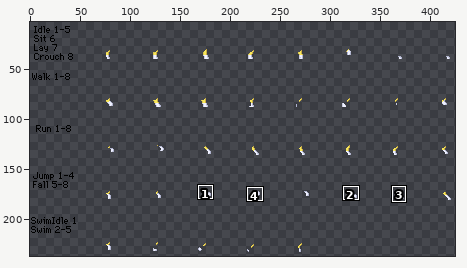
Sprite sheet: humanoid/sbq/LokiVulpix/Socks/legs/forelegBack.png. The first picture is a wide view before the edit; the outline marks the close-up.
Close-up. Earlier state:
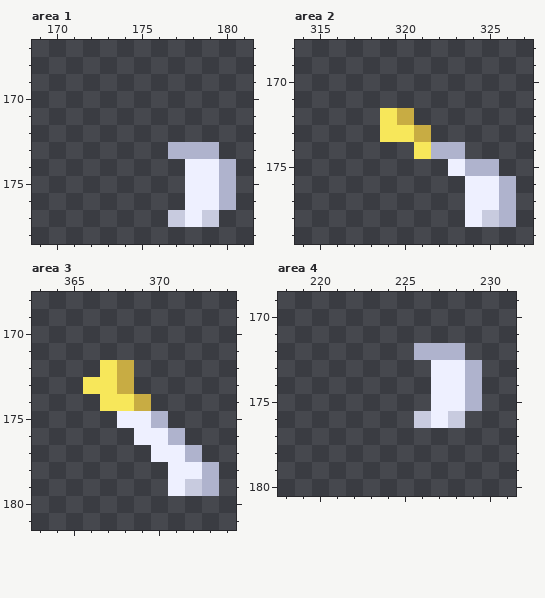
The file is 432x240 pixels. Shown: area 1: x 169..181, y 167..178; area 2: x 314..327, y 168..179; area 3: x 363..374, y 168..181; area 4: x 218..231, y 169..180. The wide view leaves out empty margins. The commit also changed other parts of the picture, which this record leaves out.
Once edited:
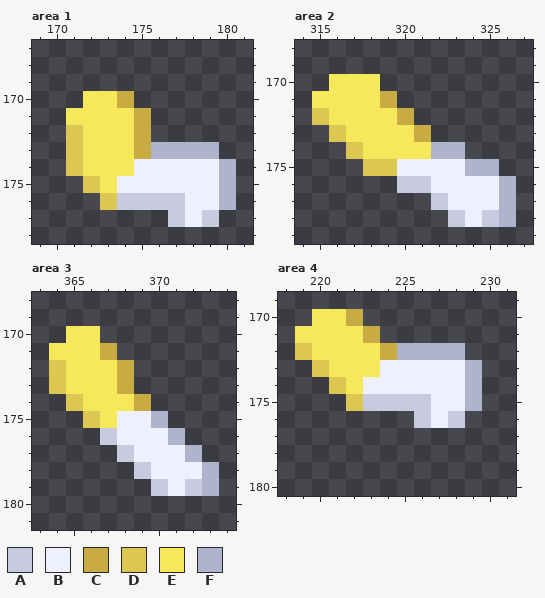
Palette (. is transparent): A #c8cbdf  B #eef0ff  C #c8ac43  D #dbc751  E #f7e75a  F #afb3cd
The exact change:
Area 1:
There is now colour A in row 176 at x 174 to 177.
There is now colour B in row 174 at x 175 to 177; in row 175 at x 174 to 177.
There is now colour C in row 170 at x 174; in rows 171 to 173 at x 175.
There is now colour D in rows 172 to 174 at x 171; in row 175 at x 172; in row 176 at x 173.
There is now colour E in row 170 at x 172 to 173; in row 171 at x 171 to 174; in rows 172 to 174 at x 172 to 174; in row 175 at x 173.
There is now colour F in row 173 at x 176.
Area 2:
There is now colour A in row 176 at x 320 to 321; in row 177 at x 322; in row 178 at x 323.
There is now colour B in row 175 at x 320 to 322; in row 176 at x 322 to 323; in row 177 at x 323.
There is now colour C in row 171 at x 319.
There is now colour D in row 172 at x 315; in row 173 at x 316; in row 174 at x 317; in row 175 at x 318 to 319.
There is now colour E in row 170 at x 316 to 318; in row 171 at x 315 to 318; in row 172 at x 316 to 318; in row 173 at x 317 to 318; in row 174 at x 318 to 320.
Area 3:
There is now colour A in row 176 at x 367; in row 177 at x 368; in row 178 at x 369; in row 179 at x 370.
There is now colour B in row 176 at x 368; in row 177 at x 369; in row 178 at x 370.
There is now colour C in row 171 at x 367.
There is now colour D in rows 172 to 173 at x 364; in row 174 at x 365; in row 175 at x 366.
There is now colour E in row 170 at x 365 to 366; in row 171 at x 364 to 366; in row 172 at x 365 to 366; in row 173 at x 365; in row 174 at x 366; in row 175 at x 367.
Area 4:
There is now colour A in row 175 at x 223 to 226.
There is now colour B in row 173 at x 224 to 226; in row 174 at x 223 to 226.
There is now colour C in row 170 at x 222; in row 171 at x 223; in row 172 at x 224.
There is now colour D in row 172 at x 219; in row 173 at x 220; in row 174 at x 221; in row 175 at x 222.
There is now colour E in row 170 at x 220 to 221; in row 171 at x 219 to 222; in row 172 at x 220 to 223; in row 173 at x 221 to 223; in row 174 at x 222.
There is now colour F in row 172 at x 225.
Boxes around the changes in both close-ups, in picture pixels (x1, y1, x2, y2):
added: (66, 91, 185, 210)
added: (312, 74, 465, 227)
added: (49, 326, 168, 496)
added: (295, 309, 431, 411)
